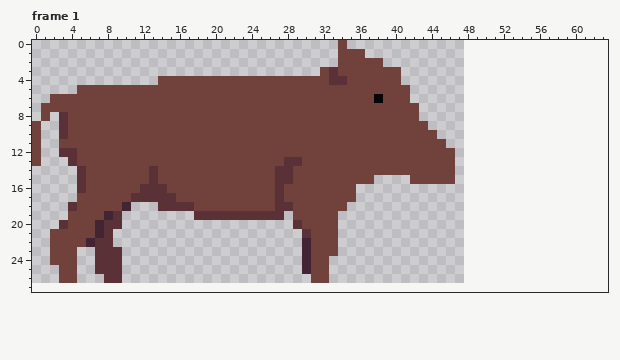
Pixel-art file: GEODE/Assets/Sprites/Characters/Boar/Boar.aseprite. Above is the file before it was changed.
48x28 pixels, 1 frame. Shown: frame 1. The old version is drawn lined up with the new one, on the new canvas. The commit also changed other frames, which this record leaves out.
Once edited:
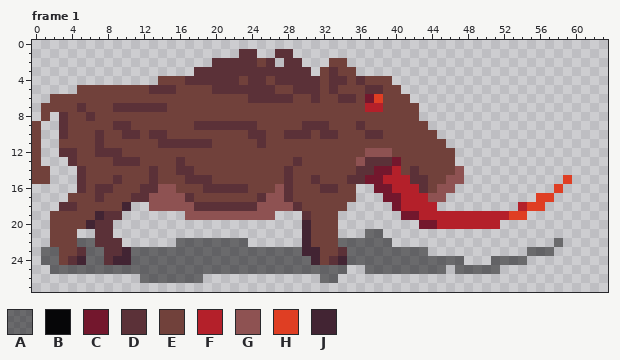
Palette (. is transparent): A #0606087f  B #060608  C #73172d  D #5b3138  E #71413b  F #b4202a  G #8e5252  H #df3e23  J #422433
From the commit log: Boar front leg walk animation
Difference:
canvas 48x28 -> 64x28, the old top-left corner now at 0,-1 (the part of the old canvas that was cut away was empty and is not shown)
--- frame 1
@@ x 0..63 @@
- 0 ..................................E.............................
- 1 ..................................EEE...........................
- 2 ..................................EEEEE.........................
- 3 ................................EDEEEEEEE.......................
- 4 ..............EEEEEEEEEEEEEEEEEEEDDEEEEEE.......................
- 5 .....EEEEEEEEEEEEEEEEEEEEEEEEEEEEEEEEEEEEE......................
- 6 ..EEEEEEEEEEEEEEEEEEEEEEEEEEEEEEEEEEEEBEEE......................
- 7 .EEEEEEEEEEEEEEEEEEEEEEEEEEEEEEEEEEEEEEEEEE.....................
- 8 .E.DEEEEEEEEEEEEEEEEEEEEEEEEEEEEEEEEEEEEEEE.....................
- 9 E..DEEEEEEEEEEEEEEEEEEEEEEEEEEEEEEEEEEEEEEEE....................
-10 E..DEEEEEEEEEEEEEEEEEEEEEEEEEEEEEEEEEEEEEEEEE...................
-11 E..EEEEEEEEEEEEEEEEEEEEEEEEEEEEEEEEEEEEEEEEEEE..................
-12 E..DDEEEEEEEEEEEEEEEEEEEEEEEEEEEEEEEEEEEEEEEEEE.................
-13 E...DEEEEEEEEEEEEEEEEEEEEEEEDDEEEEEEEEEEEEEEEEE.................
-14 .....DEEEEEEEDEEEEEEEEEEEEEDDEEEEEEEEEEEEEEEEEE.................
-15 .....DEEEEEEEDEEEEEEEEEEEEEDDEEEEEEEEE....EEEEE.................
-16 .....DEEEEEEDDDEEEEEEEEEEEEDEEEEEEEE............................
-17 .....EEEEEEDDDDDEEEEEEEEEEEDEEEEEEEE............................
-18 ....DEEEEEJ...DDDDEEEEEEEEEDDEEEEEE.............................
-19 ....EEEEJD........DDDDDDDDDD.EEEEE..............................
-20 ...DEEEJDD...................DEEEE..............................
-21 ..EEEEEJD.....................DEEE..............................
-22 ..EEEEJDD.....................JEEE..............................
-23 ..EEE..DDD....................JEEE..............................
-24 ..EEE..DDD....................JEE...............................
-25 ...EE..DDD....................JEE...............................
-26 ...EE...DD.....................EE...............................
+ 0 ................................................................
+ 1 .......................DD..DD...................................
+ 2 ....................DDDDDED.DD...EE.............................
+ 3 ..................DDDDDDDDDDDDD.EDEE............................
+ 4 ..............EEEDDDDDDEDDEDDDDDEDDEDEEE........................
+ 5 .....EEEEEEEEDDDEEEEDDDDDDDEEDDDEDEEEDDEE.......................
+ 6 ..EEEEEEEEEEEEEEEEEEEEEEDDDDDEEDEEDDECHEEE......................
+ 7 .EEEEDEEEDDDDDDEEEEEEEEEEEEEEEEEEEEEEFFEEEE.....................
+ 8 .E.DEEDEEEEEEEEEEEEEEEEEEEEEEEEEEEEEEEEEEEE.....................
+ 9 E..DEEEEEDDEEEEEEEDDDDDDDEEEEEDDDEEEDEEEEEEE....................
+10 E..DEEEDEEDDEDDEEEEEEEEEDDEEDDDEDDEEEDDEEEEEE...................
+11 E..EEEEDEEEEEEDDDDDDEEEEEDEEEEEEEEEEEEEEEEEEEE..................
+12 E..DDEEDDDEEEEEEEEEEEEEEEEEEEEEEEEEEEGGGEEEEEEE.................
+13 E...DEEEEDDDEEEEDEEEEEEEEEEEEDEEEEEEGDDDCEEEEEE.................
+14 EE...DEEEEEEEDEEDDEEEEEEEEEEDEEEEEEEDDCCFEDEEEEG................
+15 EE...DEEEDEEEDEEEDDDEEEEEEEEDEEDEEEDDCCFFFDDEEGG...........H....
+16 .....DEDDEEEDDGGEEEDDDDDEEEGDEEEDDEE..CCFFFDEGG...........H.....
+17 ....EEEDEEEDDGGGGDEEEEEEEDGGDEEEEEEE...CCFFFGG..........HH......
+18 ...DDEEEEEJ..GGGGGDDDDDDDGGGGDEEEEE.....CFFFF.........FHH.......
+19 ..EEEEEJDD.......GGGGGGGGGG...DEEE.......CCFFFFFFFFFFHH.........
+20 ..EEEEJDD.....................JEEE.........CCFFFFFFF............
+21 ..EEE..DD.....................JEEE...AA.........................
+22 ..EEEAADDD......AAAAAAAA......JEEEAAAAAA..................A.....
+23 .AAEEDAADDJAAAAAAAAAAAAAAAAAAAJJEEDAAAAAAAAA...........AAA......
+24 .AAEDJAADJJAAAAAAAAAAAAAAAAAAAAJEDJAAAAAAAAAAAAA...AAAA.........
+25 ..AAAAAAAAAAAAAAAAAAAAAAAAAAAAAAAAA..AAAAAAAAA.AAAAA............
+26 ............AAAAAAA.............AA..............................
 27 ................................................................
Changed places in both pictures, as pixel boxes (x1, y1, x2, y2):
changed: (32, 40, 572, 283)
